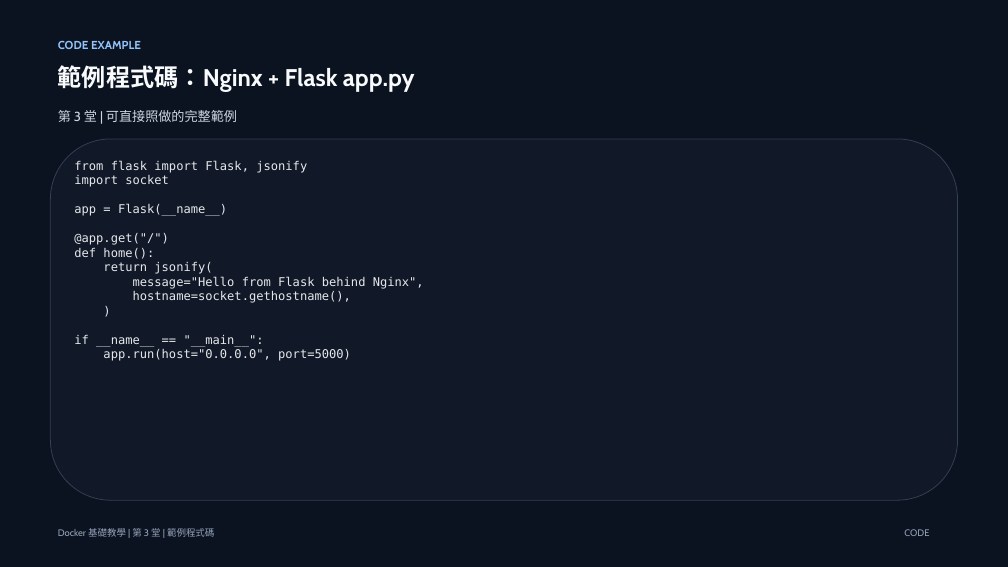
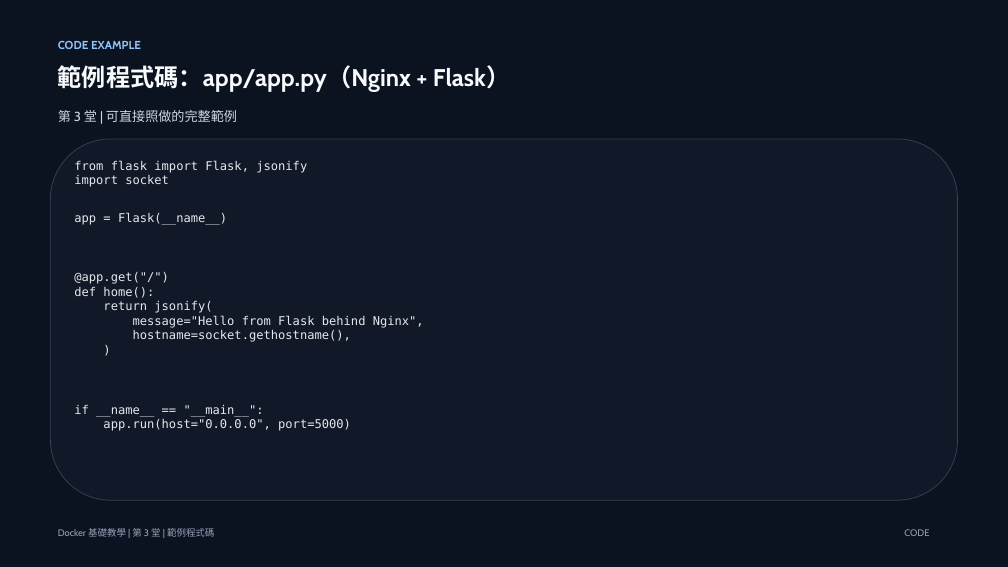
Before and after one commit to lalalalaluk/docker-practice, a slide deck: slide 27 of slides/docker-session3-mysql-compose.pptx. Drawn at 1008x567 pixels with LibreOffice and Linux fonts; fonts in the diff are those of the drawing. Boxes give left, top, right and bottom in pixels: in the first picture for what was removed or moved away, otherwise in the second. Text is boxed around its words. In the diff, an @@ line names an element or a change of style, - is before the commit and + after.

```diff
--- a/slides/docker-session3-mysql-compose.pptx
+++ b/slides/docker-session3-mysql-compose.pptx
@@ text at bbox=[58, 65, 510, 92]: text changed @@
-範例程式碼：Nginx + Flask app.py
+範例程式碼：app/app.py（Nginx + Flask）
@@ text "from flask import Flask, jsonify" rewrapped from bbox=[74, 160, 424, 361] to bbox=[74, 160, 424, 431] @@
```
Also in this commit, not shown: 6 other slides changed, 23 slides added, 4 other files.
